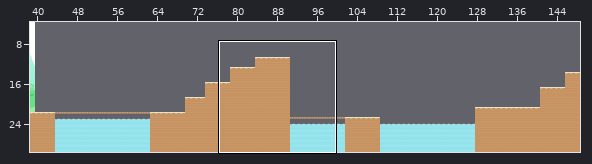
Tiled map: Game/maps/map_test.tmx. Above, an overview of the earlier version with the close-up marked.
Close-up. The starting point:
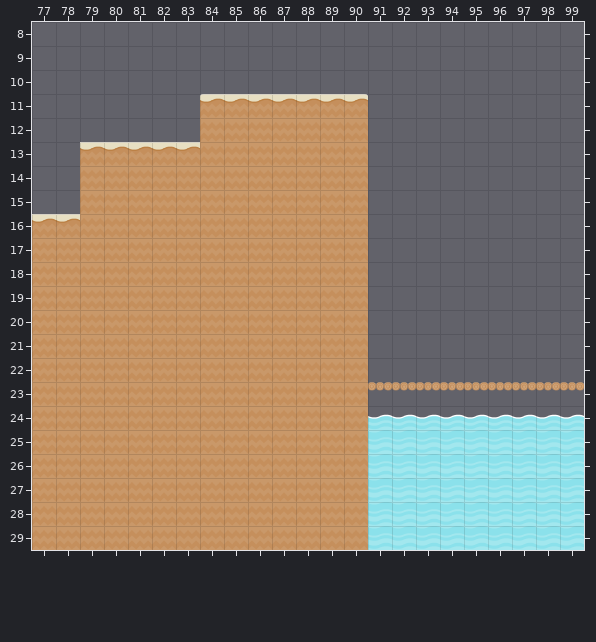
Cells are 70x70 px. Shown: x 77..99, y 8..29. The commit also changed other parts of the map, which this record leaves out.
The result:
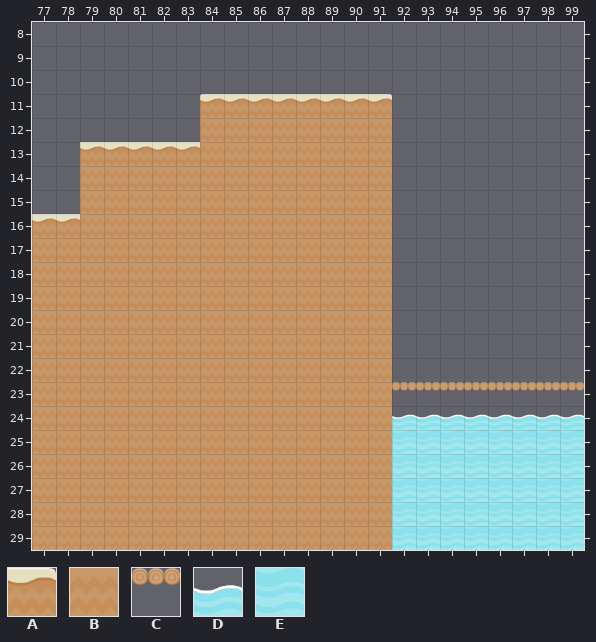
Key: from "tileset": A 4, B 7, C 12, D 13, E 14.
_ is an empty cell.
Change:
Layer "Capa de Patrones 1":
y 11: x 91 _ -> A
y 12..22: x 91 _ -> B
y 23: x 91 C -> B
y 24: x 91 D -> B
y 25..29: x 91 E -> B
Where, in picture pixels (left, top, right, bottom), the same in both close-ups:
changed: (368, 94, 392, 550)
